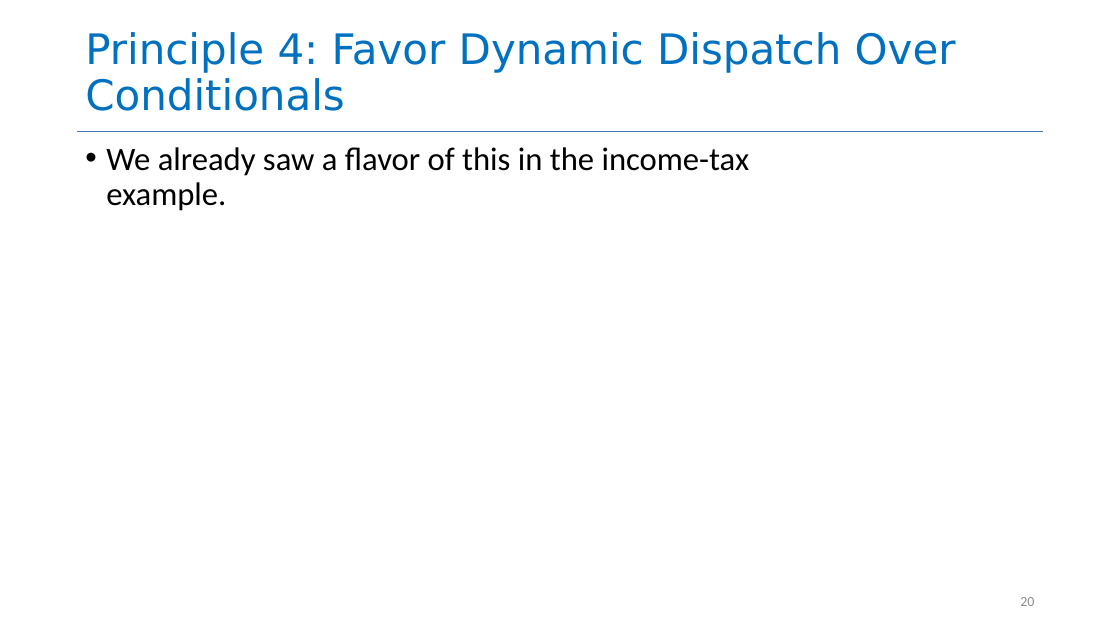
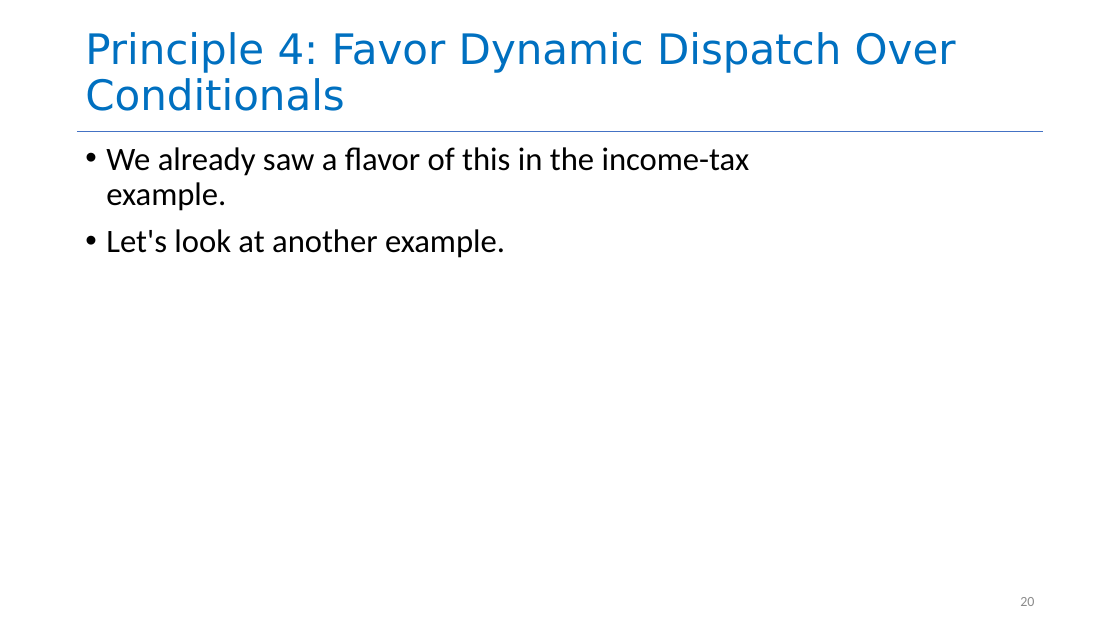
Before and after one commit to neu-se/CS4530-CS5500-Spring-2021, a slide deck: slide 20 of Slides/Lesson 1.3 Object-Oriented Principles.pptx. Drawn at 1120x630 pixels with LibreOffice and Linux fonts; fonts in the diff are those of the drawing. Boxes give left, top, right and bottom in pixels: in the first picture for what was removed or moved away, otherwise in the second. Text is boxed around its words. In the diff, an @@ line names an element or a change of style, - is before the commit and + after.

```diff
--- a/Slides/Lesson 1.3 Object-Oriented Principles.pptx
+++ b/Slides/Lesson 1.3 Object-Oriented Principles.pptx
@@ text at bbox=[106, 229, 505, 258]: paragraph added @@
+• Let's look at another example.
```
Also in this commit, not shown: 9 other slides changed, 20 slides added, 2 slides removed, 1 other file.
